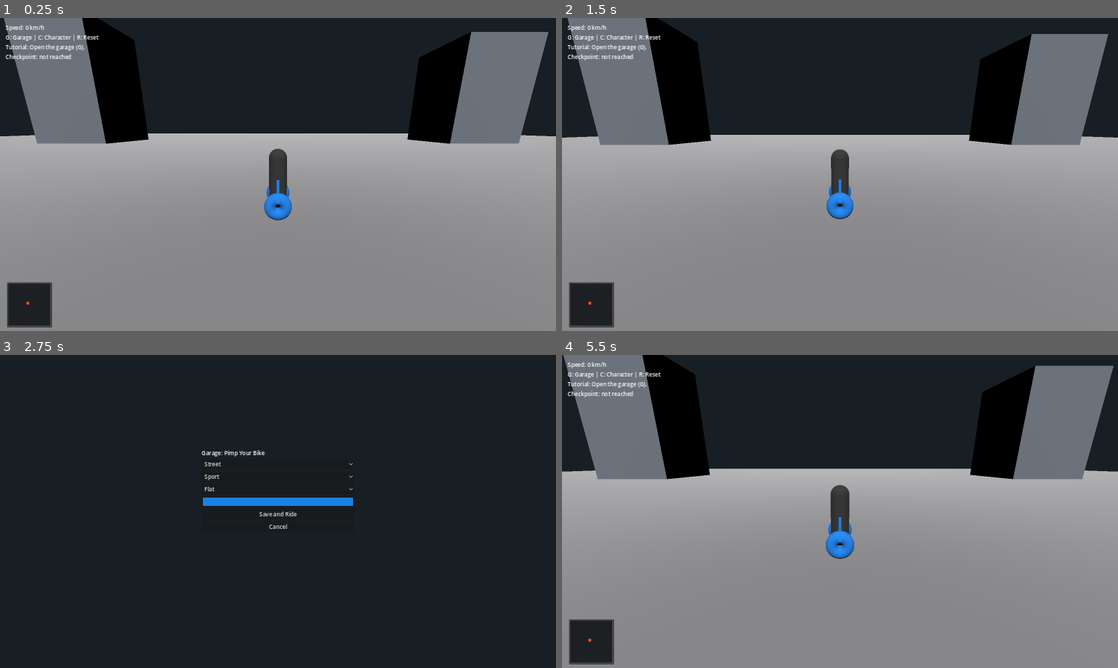
Above: before the commit, frames 1-4 (two rows, left to right).
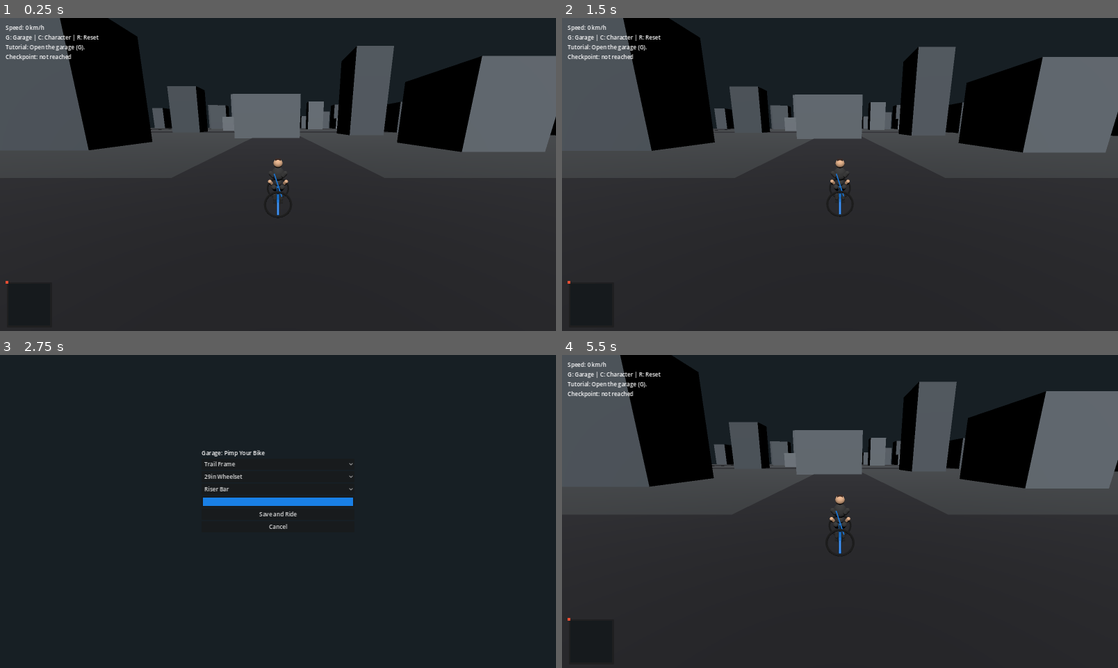
Above: after the commit, the same moments.

Repository: schumannd/bikesim
Game: Godot game, scene res://scenes/Main.tscn
Two runs of this game, one before a commit and one after it. Both use one fixed random seed, a clock stepped at 60 frames per second and the inputs below.
Inputs:
- Up to frame 1 (0.25 s): no input
- Up to frame 2 (1.5 s): hold D (steer_right) 0.53-1.25 s; tap C (open_character_customization) at 0.6 s; click "Save and Ride" at 1.25 s
- Up to frame 3 (2.75 s): hold Space (brake) from 2.03 s (still down); tap G (open_garage) at 2.1 s
- Up to frame 4 (5.5 s): release Space (brake) at 2.75 s; click "Street" (after the commit: "Trail Frame") at 2.75 s; click "Sport" (after the commit: "29in Wheelset") at 3.5 s; click "Flat" (after the commit: "Riser Bar") at 4.25 s; click "Cancel" at 5 s

The runs differ from the first frame. In frame 1, 77% of the frame differs, in the area x 0-100%, y 0-100%; in frame 2, 77%; in frame 3, 0.2%; in frame 4, 78%.

Commit message:
Add persistent procedural city chunks and modular MTB/rider visual builders.
Generate deterministic infinite map chunks from a saved world seed, replace placeholder bike geometry with configurable MTB-style assemblies, and replace capsule rider with a multipart humanoid model tied to character customization.

Co-authored-by: Cursor <cursoragent@cursor.com>

Diff:
--- a/resources/BikeConfig.gd
+++ b/resources/BikeConfig.gd
@@ -1,9 +1,9 @@
 extends Resource
 class_name BikeConfig
 
-@export var frame_id: String = "street"
-@export var wheel_id: String = "sport"
-@export var handlebar_id: String = "flat"
+@export var frame_id: String = "trail"
+@export var wheel_id: String = "mtb_29"
+@export var handlebar_id: String = "riser"
 @export var paint_color: Color = Color(0.1, 0.5, 0.9, 1.0)
 
 func to_dict() -> Dictionary:
--- a/scenes/RideScene.tscn
+++ b/scenes/RideScene.tscn
@@ -3,6 +3,9 @@
 [ext_resource type="Script" path="res://scripts/RideScene.gd" id="1_ride"]
 [ext_resource type="Script" path="res://scripts/BikeController.gd" id="2_bike"]
 [ext_resource type="Script" path="res://scripts/CameraFollow.gd" id="3_cam"]
+[ext_resource type="Script" path="res://scripts/ProceduralCity.gd" id="4_city"]
+[ext_resource type="Script" path="res://scripts/BikeVisualBuilder.gd" id="5_bikevisual"]
+[ext_resource type="Script" path="res://scripts/RiderVisualBuilder.gd" id="6_ridervisual"]
 
 [sub_resource type="BoxMesh" id="1_groundmesh"]
 size = Vector3(200, 1, 200)
@@ -96,6 +99,8 @@
 handle_input_locally = false
 
 [node name="World" type="Node3D" parent="SubViewportContainer/SubViewport"]
+script = ExtResource("4_city")
+bike_path = NodePath("Bike")
 
 [node name="Sun" type="DirectionalLight3D" parent="SubViewportContainer/SubViewport/World"]
 rotation = Vector3(-0.785398, 0, 0)
@@ -185,6 +190,7 @@
 shape = SubResource("4_bikeshape")
 
 [node name="BikeVisual" type="Node3D" parent="SubViewportContainer/SubViewport/World/Bike"]
+script = ExtResource("5_bikevisual")
 
 [node name="FrameTop" type="MeshInstance3D" parent="SubViewportContainer/SubViewport/World/Bike/BikeVisual"]
 position = Vector3(0, 0.75, -0.08)
@@ -220,9 +226,8 @@
 rotation = Vector3(1.5708, 0, 0)
 mesh = SubResource("13_wheelmesh")
 
-[node name="RiderMesh" type="MeshInstance3D" parent="SubViewportContainer/SubViewport/World/Bike"]
-position = Vector3(0, 1.1, 0.2)
-mesh = SubResource("5_ridermesh")
+[node name="RiderVisual" type="Node3D" parent="SubViewportContainer/SubViewport/World/Bike"]
+script = ExtResource("6_ridervisual")
 
 [node name="EngineAudio" type="AudioStreamPlayer3D" parent="SubViewportContainer/SubViewport/World/Bike"]
 stream = SubResource("10_enginehum")
--- /dev/null
+++ b/scripts/BikeVisualBuilder.gd
@@ -0,0 +1,164 @@
+extends Node3D
+
+func apply_config(config: Resource) -> void:
+	_clear_parts()
+
+	var paint_color: Color = config.get("paint_color")
+	var frame_id: String = str(config.get("frame_id"))
+	var wheel_id: String = str(config.get("wheel_id"))
+	var handlebar_id: String = str(config.get("handlebar_id"))
+
+	var frame_mat := _make_material(paint_color, 0.55)
+	var metal_mat := _make_material(Color(0.16, 0.17, 0.18, 1.0), 0.2)
+	var rubber_mat := _make_material(Color(0.05, 0.05, 0.05, 1.0), 1.0)
+
+	var rear_wheel_z: float = -0.86
+	var front_wheel_z: float = 0.86
+	var frame_height: float = 0.78
+	var top_tube_drop: float = 0.02
+	var wheel_radius: float = 0.44
+	var tire_width: float = 0.07
+
+	match frame_id:
+		"downhill":
+			frame_height = 0.82
+			top_tube_drop = -0.08
+		"enduro":
+			frame_height = 0.79
+			top_tube_drop = -0.03
+		_:
+			frame_height = 0.76
+
+	match wheel_id:
+		"mtb_27_5":
+			wheel_radius = 0.40
+			tire_width = 0.075
+		"mtb_plus":
+			wheel_radius = 0.43
+			tire_width = 0.095
+		_:
+			wheel_radius = 0.44
+			tire_width = 0.07
+
+	_add_tube(Vector3(0.0, frame_height + top_tube_drop, -0.38), Vector3(0.0, frame_height, 0.36), 0.045, frame_mat)
+	_add_tube(Vector3(0.0, frame_height, 0.36), Vector3(0.0, wheel_radius + 0.14, front_wheel_z - 0.04), 0.04, frame_mat)
+	_add_tube(Vector3(0.0, frame_height + top_tube_drop, -0.38), Vector3(0.0, wheel_radius + 0.1, rear_wheel_z + 0.08), 0.04, frame_mat)
+	_add_tube(Vector3(0.0, wheel_radius + 0.1, rear_wheel_z + 0.08), Vector3(0.0, wheel_radius + 0.14, front_wheel_z - 0.04), 0.04, frame_mat)
+	_add_tube(Vector3(0.0, wheel_radius + 0.12, rear_wheel_z + 0.2), Vector3(0.0, frame_height + top_tube_drop, -0.24), 0.035, frame_mat)
+
+	_add_fork(front_wheel_z, wheel_radius, frame_mat, metal_mat)
+	_add_rear_triangle(rear_wheel_z, wheel_radius, frame_mat)
+	_add_drivetrain(rear_wheel_z, metal_mat)
+	_add_cockpit(front_wheel_z, frame_height, handlebar_id, frame_mat, metal_mat)
+	_add_wheel("RearWheel", rear_wheel_z, wheel_radius, tire_width, metal_mat, rubber_mat)
+	_add_wheel("FrontWheel", front_wheel_z, wheel_radius, tire_width, metal_mat, rubber_mat)
+	_add_seat(frame_height, frame_mat, metal_mat)
+	_add_pedals(metal_mat)
+
+func _add_wheel(name: String, wheel_z: float, wheel_radius: float, tire_width: float, rim_mat: Material, tire_mat: Material) -> void:
+	var tire := MeshInstance3D.new()
+	tire.name = "%sTire" % name
+	var tire_mesh := TorusMesh.new()
+	tire_mesh.outer_radius = wheel_radius
+	tire_mesh.inner_radius = max(0.02, wheel_radius - tire_width)
+	tire.mesh = tire_mesh
+	tire.rotation = Vector3(PI * 0.5, 0, 0)
+	tire.position = Vector3(0.0, wheel_radius, wheel_z)
+	tire.material_override = tire_mat
+	add_child(tire)
+
+	var rim := MeshInstance3D.new()
+	rim.name = "%sRim" % name
+	var rim_mesh := TorusMesh.new()
+	rim_mesh.outer_radius = wheel_radius - tire_width * 0.5
+	rim_mesh.inner_radius = rim_mesh.outer_radius - 0.03
+	rim.mesh = rim_mesh
+	rim.rotation = Vector3(PI * 0.5, 0, 0)
+	rim.position = Vector3(0.0, wheel_radius, wheel_z)
+	rim.material_override = rim_mat
+	add_child(rim)
+
+func _add_fork(front_wheel_z: float, wheel_radius: float, frame_mat: Material, metal_mat: Material) -> void:
+	_add_tube(Vector3(0.0, 0.94, front_wheel_z - 0.04), Vector3(0.0, wheel_radius + 0.15, front_wheel_z - 0.1), 0.03, frame_mat)
+	_add_tube(Vector3(-0.06, wheel_radius + 0.15, front_wheel_z - 0.1), Vector3(-0.06, wheel_radius + 0.02, front_wheel_z), 0.02, metal_mat)
+	_add_tube(Vector3(0.06, wheel_radius + 0.15, front_wheel_z - 0.1), Vector3(0.06, wheel_radius + 0.02, front_wheel_z), 0.02, metal_mat)
+
+func _add_rear_triangle(rear_wheel_z: float, wheel_radius: float, frame_mat: Material) -> void:
+	_add_tube(Vector3(-0.05, wheel_radius + 0.14, rear_wheel_z + 0.15), Vector3(-0.05, wheel_radius + 0.02, rear_wheel_z), 0.02, frame_mat)
+	_add_tube(Vector3(0.05, wheel_radius + 0.14, rear_wheel_z + 0.15), Vector3(0.05, wheel_radius + 0.02, rear_wheel_z), 0.02, frame_mat)
+	_add_tube(Vector3(0.0, 0.58, -0.12), Vector3(0.0, wheel_radius + 0.14, rear_wheel_z + 0.15), 0.025, frame_mat)
+
+func _add_drivetrain(rear_wheel_z: float, metal_mat: Material) -> void:
+	var chainring := MeshInstance3D.new()
+	var ring_mesh := TorusMesh.new()
+	ring_mesh.outer_radius = 0.16
+	ring_mesh.inner_radius = 0.12
+	chainring.mesh = ring_mesh
+	chainring.rotation = Vector3(PI * 0.5, 0, 0)
+	chainring.position = Vector3(0.0, 0.42, -0.03)
+	chainring.material_override = metal_mat
+	add_child(chainring)
+	_add_tube(Vector3(0.0, 0.43, 0.05), Vector3(0.0, 0.45, rear_wheel_z + 0.04), 0.007, metal_mat)
+
+func _add_cockpit(front_wheel_z: float, frame_height: float, handlebar_id: String, frame_mat: Material, metal_mat: Material) -> void:
+	_add_tube(Vector3(0.0, frame_height + 0.02, front_wheel_z - 0.04), Vector3(0.0, frame_height + 0.22, front_wheel_z - 0.02), 0.022, metal_mat)
+	var width: float = 0.7
+	var rise: float = 0.0
+	match handlebar_id:
+		"dh_bar":
+			width = 0.82
+		"riser":
+			width = 0.76
+			rise = 0.08
+		_:
+			width = 0.7
+	_add_tube(Vector3(-width * 0.5, frame_height + 0.22 + rise, front_wheel_z - 0.02), Vector3(width * 0.5, frame_height + 0.22 + rise, front_wheel_z - 0.02), 0.02, frame_mat)
+
+func _add_seat(frame_height: float, frame_mat: Material, metal_mat: Material) -> void:
+	_add_tube(Vector3(0.0, frame_height + 0.02, -0.4), Vector3(0.0, frame_height + 0.2, -0.44), 0.022, metal_mat)
+	var seat := MeshInstance3D.new()
+	var seat_mesh := BoxMesh.new()
+	seat_mesh.size = Vector3(0.19, 0.05, 0.34)
+	seat.mesh = seat_mesh
+	seat.position = Vector3(0.0, frame_height + 0.22, -0.46)
+	seat.material_override = frame_mat
+	add_child(seat)
+
+func _add_pedals(metal_mat: Material) -> void:
+	_add_tube(Vector3(0.0, 0.42, -0.03), Vector3(0.18, 0.42, -0.03), 0.01, metal_mat)
+	_add_tube(Vector3(0.0, 0.42, -0.03), Vector3(-0.18, 0.42, -0.03), 0.01, metal_mat)
+	var right := MeshInstance3D.new()
+	var pedal_mesh := BoxMesh.new()
+	pedal_mesh.size = Vector3(0.08, 0.02, 0.13)
+	right.mesh = pedal_mesh
+	right.position = Vector3(0.2, 0.42, -0.03)
+	right.material_override = metal_mat
+	add_child(right)
+	var left := MeshInstance3D.new()
+	left.mesh = pedal_mesh
+	left.position = Vector3(-0.2, 0.42, -0.03)
+	left.material_override = metal_mat
+	add_child(left)
+
+func _add_tube(from_pos: Vector3, to_pos: Vector3, radius: float, mat: Material) -> void:
+	var segment := MeshInstance3D.new()
+	var tube_mesh := CylinderMesh.new()
+	tube_mesh.top_radius = radius
+	tube_mesh.bottom_radius = radius
+	tube_mesh.height = from_pos.distance_to(to_pos)
+	segment.mesh = tube_mesh
+	segment.position = (from_pos + to_pos) * 0.5
+	add_child(segment)
+	segment.look_at(to_pos, Vector3.UP)
+	segment.rotate_object_local(Vector3.RIGHT, PI * 0.5)
+	segment.material_override = mat
+
+func _clear_parts() -> void:
+	for child in get_children():
+		child.queue_free()
+
+func _make_material(color: Color, roughness: float) -> StandardMaterial3D:
+	var mat := StandardMaterial3D.new()
+	mat.albedo_color = color
+	mat.roughness = roughness
+	return mat
--- a/scripts/GarageUI.gd
+++ b/scripts/GarageUI.gd
@@ -10,15 +10,17 @@
 	_apply_state_to_ui()
 
 func _populate_options() -> void:
-	frame_option.add_item("Street")
-	frame_option.add_item("BMX")
-	frame_option.add_item("Road")
+	_add_option(frame_option, "trail", "Trail Frame")
+	_add_option(frame_option, "enduro", "Enduro Frame")
+	_add_option(frame_option, "downhill", "Downhill Frame")
 	frame_option.select(0)
-	wheel_option.add_item("Sport")
-	wheel_option.add_item("Offroad")
+	_add_option(wheel_option, "mtb_29", "29in Wheelset")
+	_add_option(wheel_option, "mtb_27_5", "27.5in Wheelset")
+	_add_option(wheel_option, "mtb_plus", "Plus Tire Wheelset")
 	wheel_option.select(0)
-	handlebar_option.add_item("Flat")
-	handlebar_option.add_item("Drop")
+	_add_option(handlebar_option, "riser", "Riser Bar")
+	_add_option(handlebar_option, "flat", "Flat Bar")
+	_add_option(handlebar_option, "dh_bar", "DH Bar")
 	handlebar_option.select(0)
 
 func _apply_state_to_ui() -> void:
@@ -29,9 +31,9 @@
 
 func _on_save_pressed() -> void:
 	GameState.bike_config.paint_color = color_picker.color
-	GameState.bike_config.frame_id = frame_option.get_item_text(frame_option.selected).to_lower()
-	GameState.bike_config.wheel_id = wheel_option.get_item_text(wheel_option.selected).to_lower()
-	GameState.bike_config.handlebar_id = handlebar_option.get_item_text(handlebar_option.selected).to_lower()
+	GameState.bike_config.frame_id = _selected_id(frame_option)
+	GameState.bike_config.wheel_id = _selected_id(wheel_option)
+	GameState.bike_config.handlebar_id = _selected_id(handlebar_option)
 	GameState.persist()
 	var main: Node = get_tree().current_scene
 	if main and main.has_method("show_ride_scene"):
@@ -44,6 +46,16 @@
 
 func _select_by_text(option: OptionButton, value: String) -> void:
 	for idx in range(option.item_count):
-		if option.get_item_text(idx).to_lower() == value:
+		if str(option.get_item_metadata(idx)) == value:
 			option.select(idx)
 			return
+
+func _selected_id(option: OptionButton) -> String:
+	var index: int = option.selected
+	if index < 0:
+		return ""
+	return str(option.get_item_metadata(index))
+
+func _add_option(option: OptionButton, id: String, label: String) -> void:
+	option.add_item(label)
+	option.set_item_metadata(option.item_count - 1, id)
--- /dev/null
+++ b/scripts/ProceduralCity.gd
@@ -0,0 +1,139 @@
+extends Node3D
+
+@export var bike_path: NodePath
+@export var chunk_size: float = 120.0
+@export var load_radius: int = 2
+
+var _loaded_chunks: Dictionary = {}
+var _bike: Node3D
+
+func _ready() -> void:
+	_bike = get_node_or_null(bike_path)
+	_clear_legacy_static_layout()
+	_refresh_chunks(true)
+
+func _process(_delta: float) -> void:
+	_refresh_chunks(false)
+
+func _refresh_chunks(force: bool) -> void:
+	if _bike == null:
+		return
+	var center_chunk: Vector2i = _world_to_chunk(_bike.global_position)
+	var target_keys: Dictionary = {}
+	for x in range(center_chunk.x - load_radius, center_chunk.x + load_radius + 1):
+		for z in range(center_chunk.y - load_radius, center_chunk.y + load_radius + 1):
+			var key := "%d:%d" % [x, z]
+			target_keys[key] = true
+			if force or not _loaded_chunks.has(key):
+				_create_chunk(Vector2i(x, z), key)
+	for key: String in _loaded_chunks.keys():
+		if not target_keys.has(key):
+			var chunk_node: Node3D = _loaded_chunks[key]
+			chunk_node.queue_free()
+			_loaded_chunks.erase(key)
+
+func _world_to_chunk(pos: Vector3) -> Vector2i:
+	return Vector2i(int(floor(pos.x / chunk_size)), int(floor(pos.z / chunk_size)))
+
+func _create_chunk(chunk_coord: Vector2i, key: String) -> void:
+	var chunk_node := Node3D.new()
+	chunk_node.name = "Chunk_%s" % key.replace(":", "_")
+	chunk_node.position = Vector3(chunk_coord.x * chunk_size, 0.0, chunk_coord.y * chunk_size)
+	add_child(chunk_node)
+	_loaded_chunks[key] = chunk_node
+
+	_add_ground(chunk_node)
+	_add_roads(chunk_node)
+	_add_city_blocks(chunk_node, chunk_coord)
+
+func _add_ground(parent: Node3D) -> void:
+	var ground_body := StaticBody3D.new()
+	parent.add_child(ground_body)
+	var shape := CollisionShape3D.new()
+	var box := BoxShape3D.new()
+	box.size = Vector3(chunk_size, 1.0, chunk_size)
+	shape.shape = box
+	ground_body.add_child(shape)
+	var mesh := MeshInstance3D.new()
+	var ground_mesh := BoxMesh.new()
+	ground_mesh.size = Vector3(chunk_size, 1.0, chunk_size)
+	mesh.mesh = ground_mesh
+	mesh.position = Vector3(0.0, -0.5, 0.0)
+	var mat := StandardMaterial3D.new()
+	mat.albedo_color = Color(0.18, 0.19, 0.2, 1.0)
+	mat.roughness = 1.0
+	mesh.material_override = mat
+	ground_body.add_child(mesh)
+
+func _add_roads(parent: Node3D) -> void:
+	_add_road(parent, Vector3.ZERO, false)
+	_add_road(parent, Vector3.ZERO, true)
+
+func _add_road(parent: Node3D, pos: Vector3, rotated: bool) -> void:
+	var road := StaticBody3D.new()
+	road.position = pos + Vector3(0.0, 0.06, 0.0)
+	if rotated:
+		road.rotation.y = PI * 0.5
+	parent.add_child(road)
+
+	var road_shape := CollisionShape3D.new()
+	var box := BoxShape3D.new()
+	box.size = Vector3(16.0, 0.1, chunk_size)
+	road_shape.shape = box
+	road.add_child(road_shape)
+
+	var road_mesh := MeshInstance3D.new()
+	var mesh := BoxMesh.new()
+	mesh.size = Vector3(16.0, 0.1, chunk_size)
+	road_mesh.mesh = mesh
+	var mat := StandardMaterial3D.new()
+	mat.albedo_color = Color(0.1, 0.1, 0.12, 1.0)
+	mat.roughness = 0.95
+	road_mesh.material_override = mat
+	road.add_child(road_mesh)
+
+func _add_city_blocks(parent: Node3D, chunk_coord: Vector2i) -> void:
+	var rng := RandomNumberGenerator.new()
+	rng.seed = _chunk_seed(chunk_coord)
+
+	var slots := [
+		Vector3(-36.0, 0.0, -36.0),
+		Vector3(36.0, 0.0, -36.0),
+		Vector3(-36.0, 0.0, 36.0),
+		Vector3(36.0, 0.0, 36.0),
+		Vector3(-50.0, 0.0, 0.0),
+		Vector3(50.0, 0.0, 0.0),
+		Vector3(0.0, 0.0, -50.0),
+		Vector3(0.0, 0.0, 50.0)
+	]
+
+	for slot: Vector3 in slots:
+		if rng.randf() < 0.25:
+			continue
+		var building := MeshInstance3D.new()
+		var mesh := BoxMesh.new()
+		var width := rng.randf_range(10.0, 20.0)
+		var depth := rng.randf_range(10.0, 20.0)
+		var height := rng.randf_range(8.0, 34.0)
+		mesh.size = Vector3(width, height, depth)
+		building.mesh = mesh
+		building.position = slot + Vector3(rng.randf_range(-4.0, 4.0), height * 0.5, rng.randf_range(-4.0, 4.0))
+		var mat := StandardMaterial3D.new()
+		var base := 0.35 + rng.randf_range(-0.08, 0.1)
+		mat.albedo_color = Color(base, base + 0.03, base + 0.06, 1.0)
+		mat.roughness = 0.9
+		building.material_override = mat
+		parent.add_child(building)
+
+func _chunk_seed(chunk_coord: Vector2i) -> int:
+	var base_seed: int = int(GameState.world_seed)
+	var x_part: int = chunk_coord.x * 92821
+	var z_part: int = chunk_coord.y * 68917
+	return abs(base_seed + x_part + z_part)
+
+func _clear_legacy_static_layout() -> void:
+	var legacy_nodes := ["Ground", "Road", "RoadCross", "OffroadPatch", "Sidewalk", "CityBlocks"]
+	for node_name: String in legacy_nodes:
+		var node := get_node_or_null(node_name)
+		if node:
+			node.queue_free()
--- a/scripts/RideScene.gd
+++ b/scripts/RideScene.gd
@@ -6,7 +6,7 @@
 @onready var mission_label: Label = $HUD/MarginContainer/VBoxContainer/MissionLabel
 @onready var checkpoint_label: Label = $HUD/MarginContainer/VBoxContainer/CheckpointLabel
 @onready var minimap_marker: ColorRect = $HUD/MinimapPanel/Marker
-@onready var rider_mesh: MeshInstance3D = $SubViewportContainer/SubViewport/World/Bike/RiderMesh
+@onready var rider_visual: Node3D = $SubViewportContainer/SubViewport/World/Bike/RiderVisual
 @onready var bike_visual: Node3D = $SubViewportContainer/SubViewport/World/Bike/BikeVisual
 @onready var checkpoint: Area3D = $SubViewportContainer/SubViewport/World/CheckpointA
 @onready var engine_audio: AudioStreamPlayer3D = $SubViewportContainer/SubViewport/World/Bike/EngineAudio
@@ -39,22 +39,8 @@
 	engine_audio.volume_db = lerp(-18.0, -4.0, normalized_speed)
 
 func _apply_visuals() -> void:
-	var bike_material: StandardMaterial3D = StandardMaterial3D.new()
-	bike_material.albedo_color = GameState.bike_config.paint_color
-	for child: Node in bike_visual.get_children():
-		if child is MeshInstance3D:
-			(child as MeshInstance3D).material_override = bike_material
-	match GameState.bike_config.frame_id:
-		"bmx":
-			bike_visual.scale = Vector3(0.86, 0.86, 0.86)
-		"road":
-			bike_visual.scale = Vector3(1.05, 0.92, 1.08)
-		_:
-			bike_visual.scale = Vector3.ONE
-
-	var rider_material := StandardMaterial3D.new()
-	rider_material.albedo_color = GameState.character_config.outfit_color
-	rider_mesh.material_override = rider_material
+	bike_visual.call("apply_config", GameState.bike_config)
+	rider_visual.call("apply_config", GameState.character_config)
 
 func _on_checkpoint_body_entered(body: Node3D) -> void:
 	if body == bike:
@@ -83,7 +69,8 @@
 func _update_minimap_marker() -> void:
 	var world_pos: Vector3 = bike.global_position
 	var map_size: Vector2 = Vector2(120, 120)
-	var world_extent := 100.0
-	var x: float = clamp((world_pos.x + world_extent) / (world_extent * 2.0), 0.0, 1.0)
-	var y: float = clamp((world_pos.z + world_extent) / (world_extent * 2.0), 0.0, 1.0)
+	var local_x: float = fposmod(world_pos.x, 120.0) / 120.0
+	var local_y: float = fposmod(world_pos.z, 120.0) / 120.0
+	var x: float = clamp(local_x, 0.0, 1.0)
+	var y: float = clamp(local_y, 0.0, 1.0)
 	minimap_marker.position = Vector2(x * map_size.x - 4.0, y * map_size.y - 4.0)
--- /dev/null
+++ b/scripts/RiderVisualBuilder.gd
@@ -0,0 +1,78 @@
+extends Node3D
+
+func apply_config(config: Resource) -> void:
+	_clear_parts()
+	var skin_tone: Color = config.get("skin_tone")
+	var outfit_color: Color = config.get("outfit_color")
+	var hair_style: String = str(config.get("hair_style"))
+
+	var skin_mat := _make_material(skin_tone, 0.9)
+	var cloth_mat := _make_material(outfit_color, 0.98)
+	var dark_mat := _make_material(Color(0.08, 0.08, 0.08, 1.0), 0.9)
+
+	_add_capsule("Torso", Vector3(0.0, 1.26, 0.16), 0.2, 0.46, cloth_mat)
+	_add_capsule("Hips", Vector3(0.0, 0.95, 0.14), 0.18, 0.25, cloth_mat)
+	_add_sphere("Head", Vector3(0.0, 1.63, 0.23), 0.15, skin_mat)
+
+	_add_capsule("UpperArmL", Vector3(-0.2, 1.32, 0.48), 0.07, 0.25, cloth_mat, Vector3(0.2, 0.0, 0.65))
+	_add_capsule("UpperArmR", Vector3(0.2, 1.32, 0.48), 0.07, 0.25, cloth_mat, Vector3(0.2, 0.0, -0.65))
+	_add_capsule("ForearmL", Vector3(-0.24, 1.07, 0.55), 0.06, 0.23, skin_mat, Vector3(0.75, 0.0, 0.35))
+	_add_capsule("ForearmR", Vector3(0.24, 1.07, 0.55), 0.06, 0.23, skin_mat, Vector3(0.75, 0.0, -0.35))
+
+	_add_capsule("ThighL", Vector3(-0.12, 0.74, 0.08), 0.085, 0.34, cloth_mat, Vector3(0.95, 0.0, 0.22))
+	_add_capsule("ThighR", Vector3(0.12, 0.74, 0.08), 0.085, 0.34, cloth_mat, Vector3(0.95, 0.0, -0.22))
+	_add_capsule("CalfL", Vector3(-0.12, 0.43, 0.06), 0.07, 0.32, cloth_mat, Vector3(0.28, 0.0, 0.08))
+	_add_capsule("CalfR", Vector3(0.12, 0.43, 0.06), 0.07, 0.32, cloth_mat, Vector3(0.28, 0.0, -0.08))
+	_add_box("FootL", Vector3(-0.12, 0.2, 0.0), Vector3(0.11, 0.05, 0.2), dark_mat)
+	_add_box("FootR", Vector3(0.12, 0.2, 0.0), Vector3(0.11, 0.05, 0.2), dark_mat)
+
+	match hair_style:
+		"helmet":
+			_add_sphere("Helmet", Vector3(0.0, 1.72, 0.23), 0.17, dark_mat)
+		"long":
+			_add_box("HairLong", Vector3(0.0, 1.54, 0.08), Vector3(0.17, 0.2, 0.08), _make_material(Color(0.18, 0.09, 0.04, 1.0), 0.9))
+		_:
+			_add_box("HairShort", Vector3(0.0, 1.75, 0.23), Vector3(0.18, 0.06, 0.16), _make_material(Color(0.18, 0.09, 0.04, 1.0), 0.9))
+
+func _add_capsule(name: String, pos: Vector3, radius: float, height: float, mat: Material, rot: Vector3 = Vector3.ZERO) -> void:
+	var node := MeshInstance3D.new()
+	node.name = name
+	var mesh := CapsuleMesh.new()
+	mesh.radius = radius
+	mesh.height = height
+	node.mesh = mesh
+	node.position = pos
+	node.rotation = rot
+	node.material_override = mat
+	add_child(node)
+
+func _add_sphere(name: String, pos: Vector3, radius: float, mat: Material) -> void:
+	var node := MeshInstance3D.new()
+	node.name = name
+	var mesh := SphereMesh.new()
+	mesh.radius = radius
+	mesh.height = radius * 2.0
+	node.mesh = mesh
+	node.position = pos
+	node.material_override = mat
+	add_child(node)
+
+func _add_box(name: String, pos: Vector3, size: Vector3, mat: Material) -> void:
+	var node := MeshInstance3D.new()
+	node.name = name
+	var mesh := BoxMesh.new()
+	mesh.size = size
+	node.mesh = mesh
+	node.position = pos
+	node.material_override = mat
+	add_child(node)
+
+func _clear_parts() -> void:
+	for child in get_children():
+		child.queue_free()
+
+func _make_material(color: Color, roughness: float) -> StandardMaterial3D:
+	var mat := StandardMaterial3D.new()
+	mat.albedo_color = color
+	mat.roughness = roughness
+	return mat
--- a/systems/GameState.gd
+++ b/systems/GameState.gd
@@ -5,6 +5,7 @@
 
 var bike_config: Resource = BikeConfigResource.new()
 var character_config: Resource = CharacterConfigResource.new()
+var world_seed: int = 13371337
 
 func _ready() -> void:
 	var data: Dictionary = SaveSystem.load_game()
@@ -12,9 +13,15 @@
 		bike_config.from_dict(data["bike"])
 	if data.has("character"):
 		character_config.from_dict(data["character"])
+	if data.has("world_seed"):
+		world_seed = int(data["world_seed"])
+	else:
+		world_seed = randi()
+		persist()
 
 func persist() -> void:
 	SaveSystem.save_game({
 		"bike": bike_config.to_dict(),
-		"character": character_config.to_dict()
+		"character": character_config.to_dict(),
+		"world_seed": world_seed
 	})
